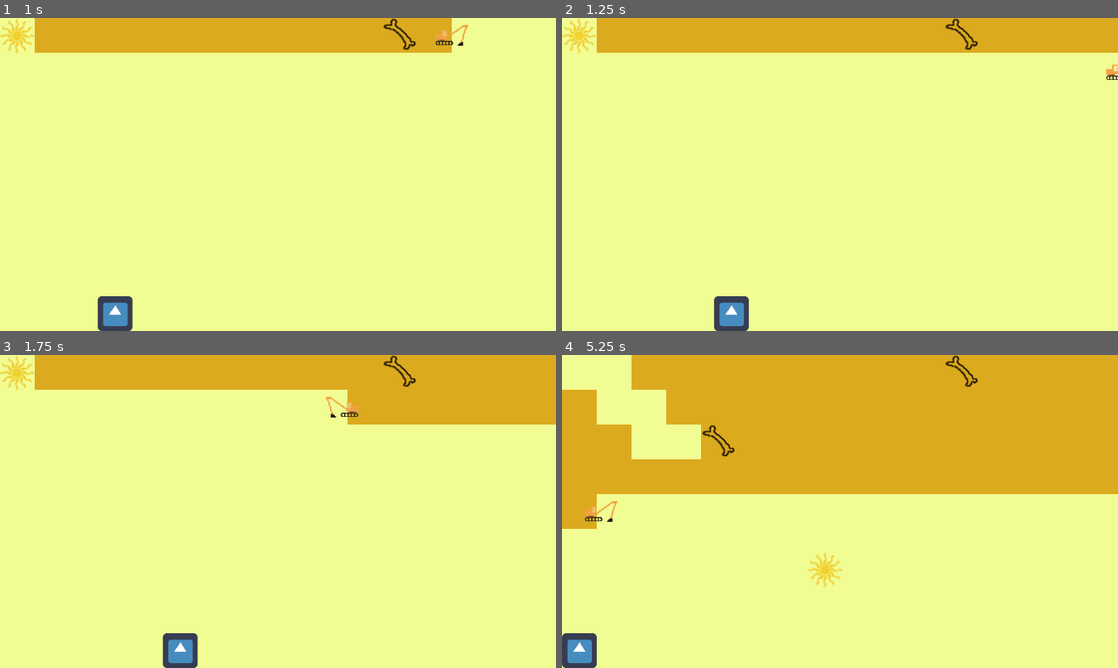
Above: before the commit, frames 1-4 (two rows, left to right).
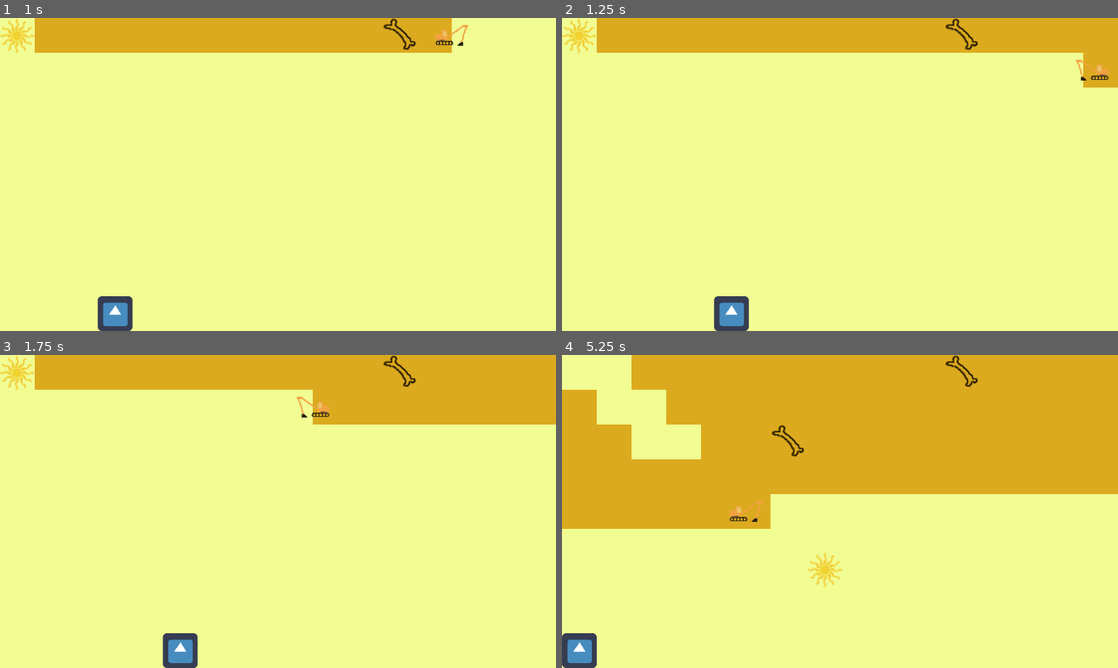
Above: after the commit, the same moments.

Repository: ImpeccableN/archeogame
Game: Godot game, scene res://Minigame1/Minigame1.tscn
Same seed, same stepped clock (60 frames per second), same inputs: the game is played once before the commit and once after it. The project has no main scene, so this scene is started directly. The engine's default icon, where the game draws it, is replaced by a stand-in: a white triangle on a blue panel in a dark square.
Inputs:
- Up to frame 1 (1 s): hold D (move_right) from 0.53 s (still down)
- Up to frame 2 (1.25 s): keep holding D (move_right)
- Up to frame 3 (1.75 s): release D (move_right) at 1.28 s; hold S (move_down) from 1.28 s (still down)
- Up to frame 4 (5.25 s): release S (move_down) at 2.03 s; hold D (move_right) 2.03-2.78 s; hold W (move_up) 2.78-3.53 s; hold A (move_left) 3.53-5.03 s; hold S (move_down) from 5.03 s (still down)

Frame 1 is identical in both runs. In frame 2, 0.7% of the frame differs, in the area x 92-100%, y 11-23%; in frame 3, 0.8%; in frame 4, 3.8%, in the area x 4-44%, y 22-56%.

Commit message:
Minigame1: changed Truck script, so it stays on the lanes

Diff:
--- a/HeuneburgGame/Minigame1/Truck.gd
+++ b/HeuneburgGame/Minigame1/Truck.gd
@@ -24,16 +24,16 @@
 
 	position += direction * speed * delta
 
-	if screen_lowerend == false && position.x >= screen_size.x:
+	if screen_lowerend == false && position.x >= screen_size.x - 31:
 		straight = not straight
 		position.y += 64
 
-	if screen_lowerend == false && position.x <= 0:
+	if screen_lowerend == false && position.x <= 31:
 		straight = not straight
 		position.y += 64
 
-	if position.y >= screen_size.y:
+	if position.y >= screen_size.y - 31:
 		screen_lowerend = true
 
-	if position.y <= 0:
+	if position.y <= 32:
 		screen_lowerend = false
